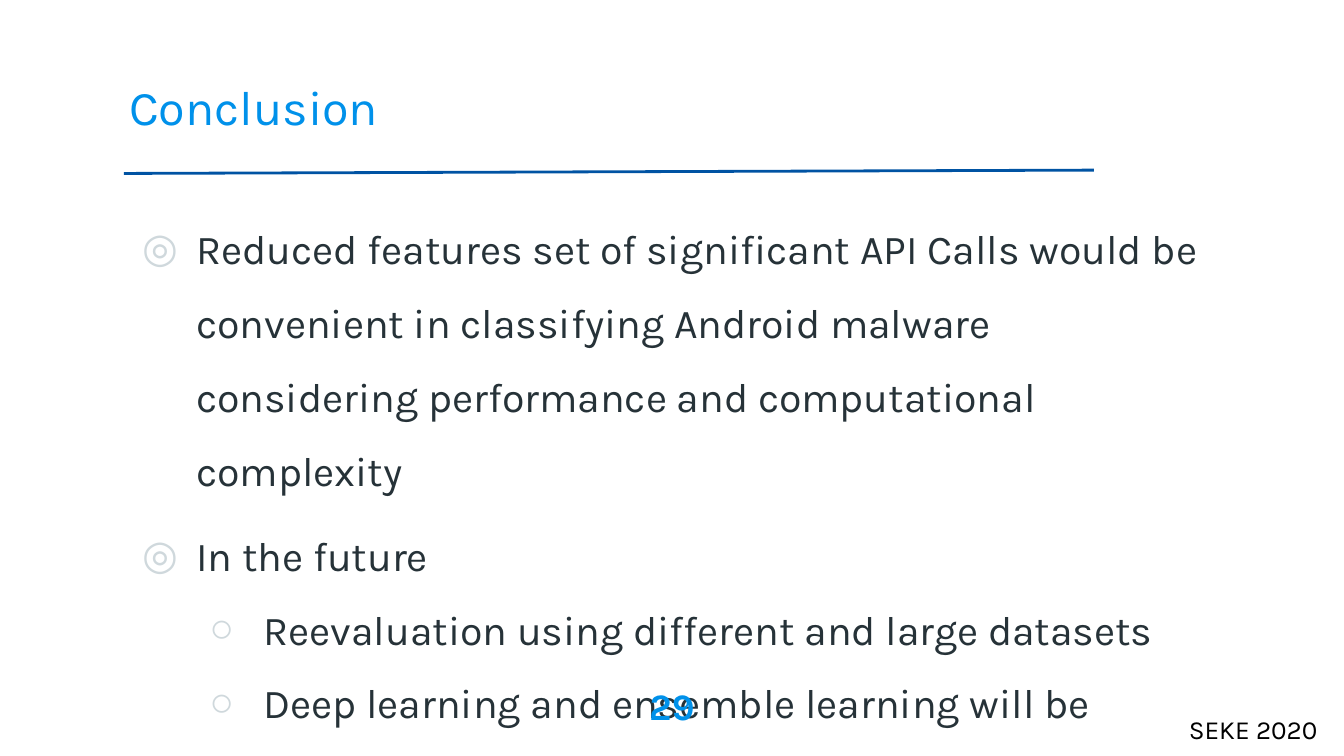
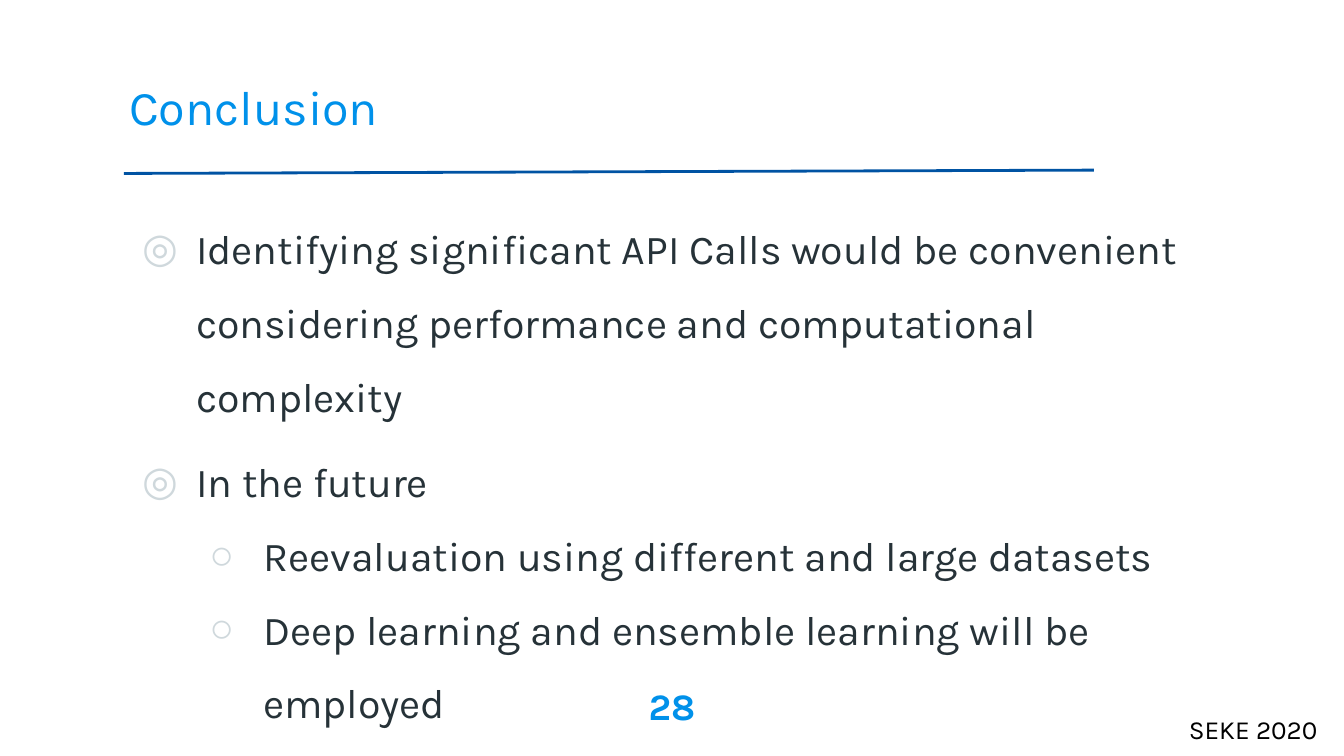
Before and after one commit to galib19/MS_Thesis, a slide deck: slide 28 of SEKE'20/paper143.ppt (slide 29 before the commit). Drawn at 1344x756 pixels with LibreOffice and Linux fonts; fonts in the diff are those of the drawing; background and template pictures are left out. Boxes give left, top, right and bottom in pixels: in the first picture for what was removed or moved away, otherwise in the second. Text is boxed around its words. In the diff, an @@ line names an element or a change of style, - is before the commit and + after.

```diff
--- a/SEKE'20/paper143.ppt
+++ b/SEKE'20/paper143.ppt
@@ text at <box>196,235,1177,422</box>: text changed @@
-◎ Reduced features set of significant API Calls would be convenient in classifying Android malware considering performance and computational complexity
+◎ Identifying significant API Calls would be convenient considering performance and computational complexity
@@ page number at <box>649,695,696,721</box>: text changed @@
-29
+28
```
Also in this commit, not shown: 9 other slides changed, 1 slide removed, 2 other files.
